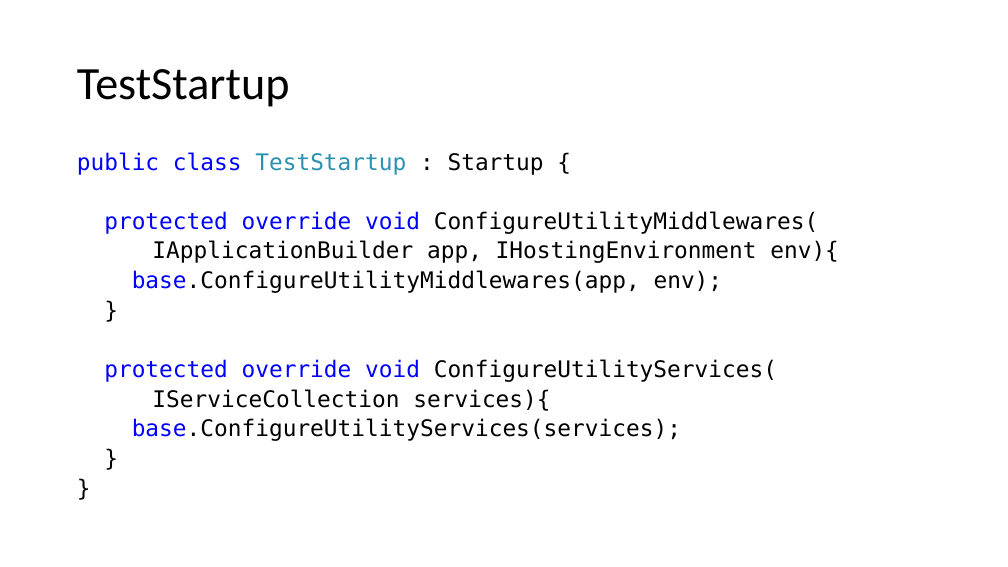
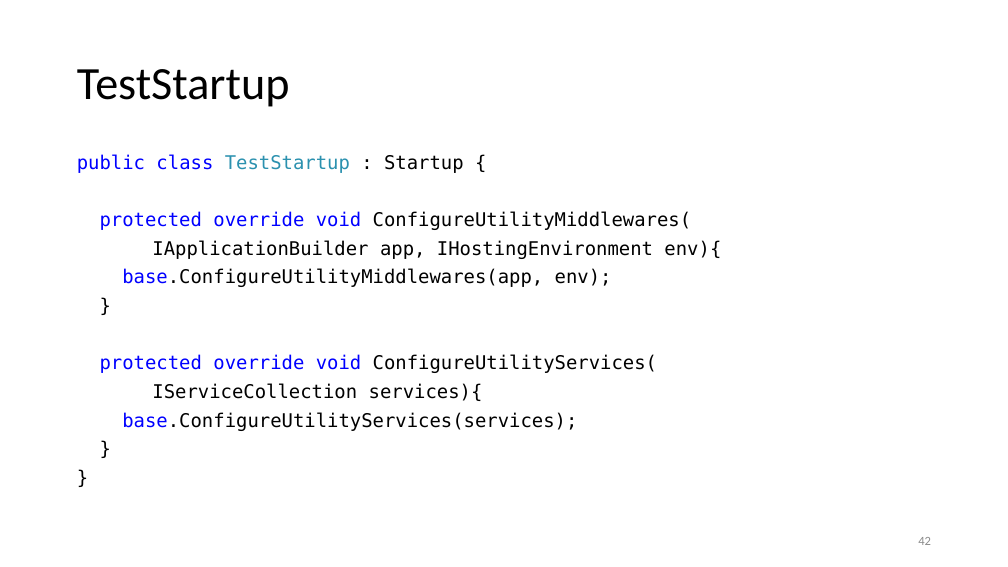
Before and after one commit to kugushev/presentations, a slide deck: slide 42 of 2019_Functional-Testing/Presentation.pptx (slide 38 before the commit). Drawn at 1008x567 pixels with LibreOffice and Linux fonts; fonts in the diff are those of the drawing. Boxes give left, top, right and bottom in pixels: in the first picture for what was removed or moved away, otherwise in the second. Text is boxed around its words. In the diff, an @@ line names an element or a change of style, - is before the commit and + after.

```diff
--- a/2019_Functional-Testing/Presentation.pptx
+++ b/2019_Functional-Testing/Presentation.pptx
@@ text "public class TestStartup : Startup ..." at bbox=[77, 154, 721, 431]: size 21.7 to 18 pt; line spacing 0.7 to 0.8 @@
@@ page number added at bbox=[918, 537, 931, 545], 12 pt, text #8C8C8C @@
+42
```
Also in this commit, not shown: 109 other slides changed, 7 slides added, 4 slides removed.
